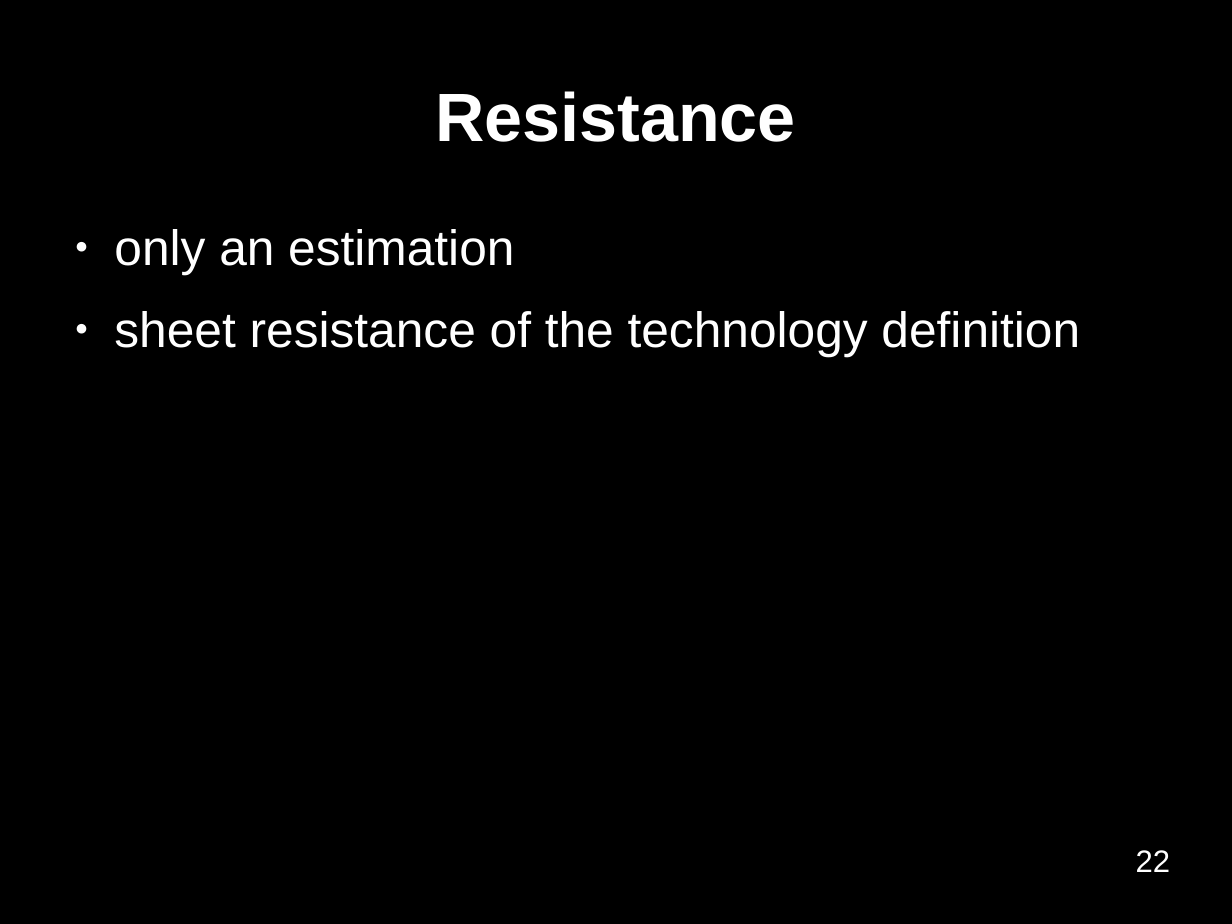
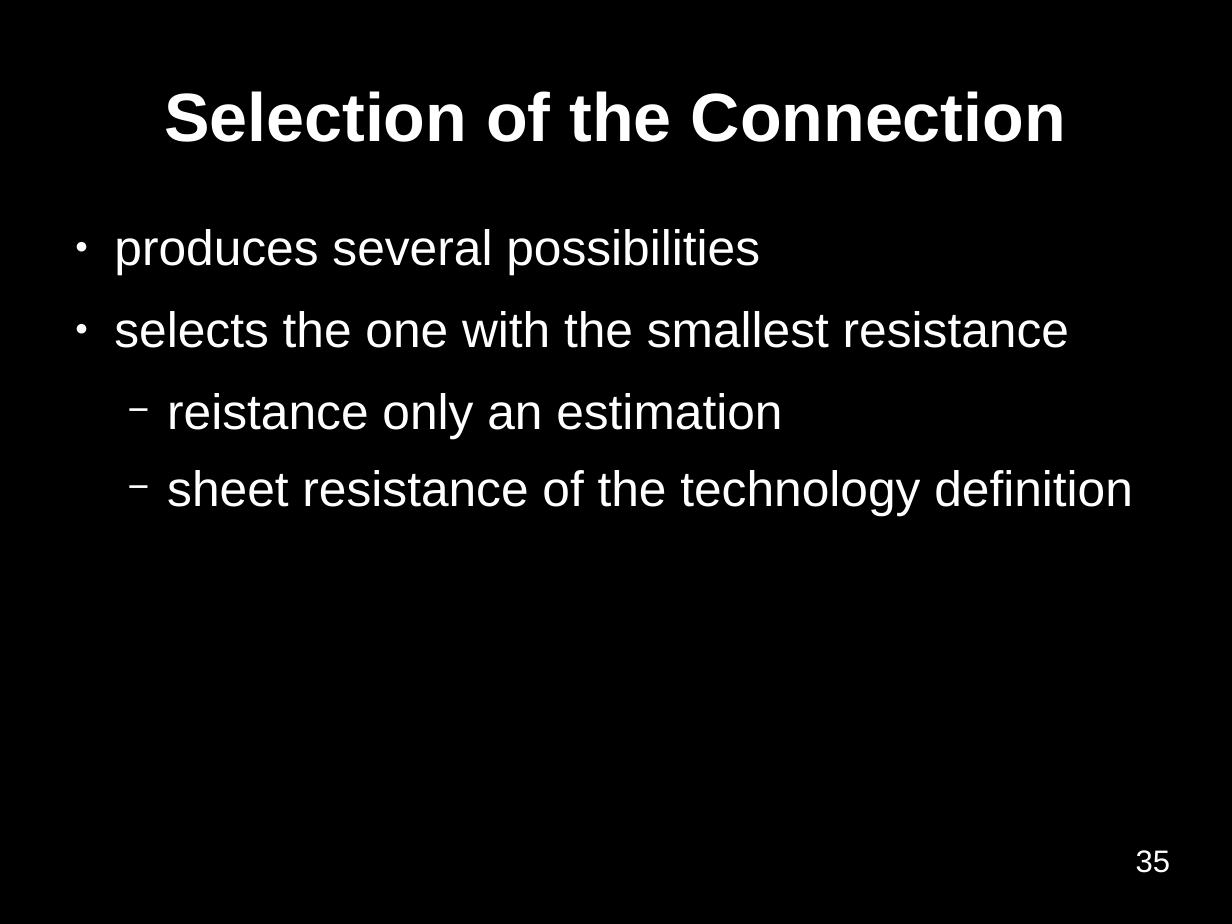
Before and after one commit to benediktibk/bachelorthesis, a slide deck: slide 35 of presentation.odp (slide 22 before the commit). Drawn at 1232x924 pixels with LibreOffice and Linux fonts; fonts in the diff are those of the drawing; background and template pictures are left out. Boxes give left, top, right and bottom in pixels: in the first picture for what was removed or moved away, otherwise in the second. Text is boxed around its words. In the diff, an @@ line names an element or a change of style, - is before the commit and + after.

```diff
--- a/presentation.odp
+++ b/presentation.odp
@@ title at <box>164,91,1066,142</box>: text changed @@
-Resistance
+Selection of the Connection
@@ text at <box>114,229,1069,438</box>: text changed @@
-● only an estimation
+● produces several possibilities
+● selects the one with the smallest resistance
+  − reistance only an estimation
@@ text at <box>167,470,1133,515</box>: bullet ● to −; list level 1 to 2 in "sheet resistance of the technology ..." @@
@@ page number at <box>1136,850,1171,873</box>: text changed @@
-22
+35
```
Also in this commit, not shown: 8 other slides changed, 10 slides added, 2 slides removed.
